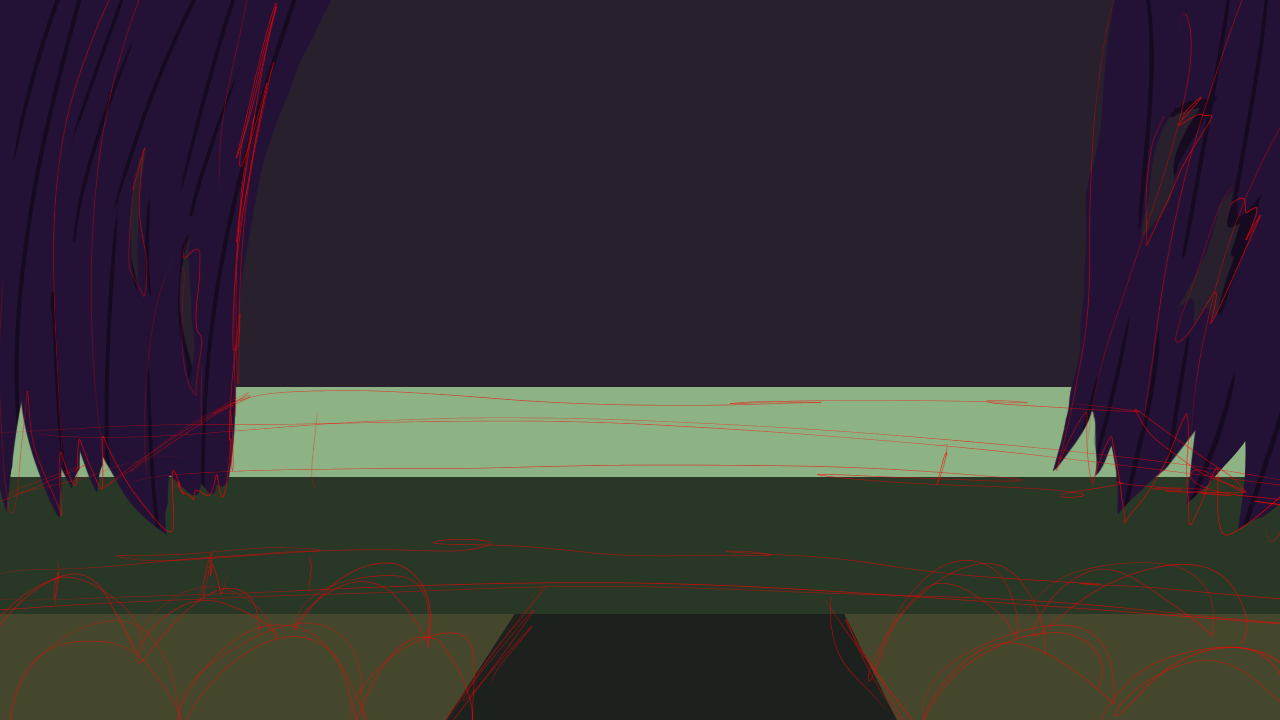
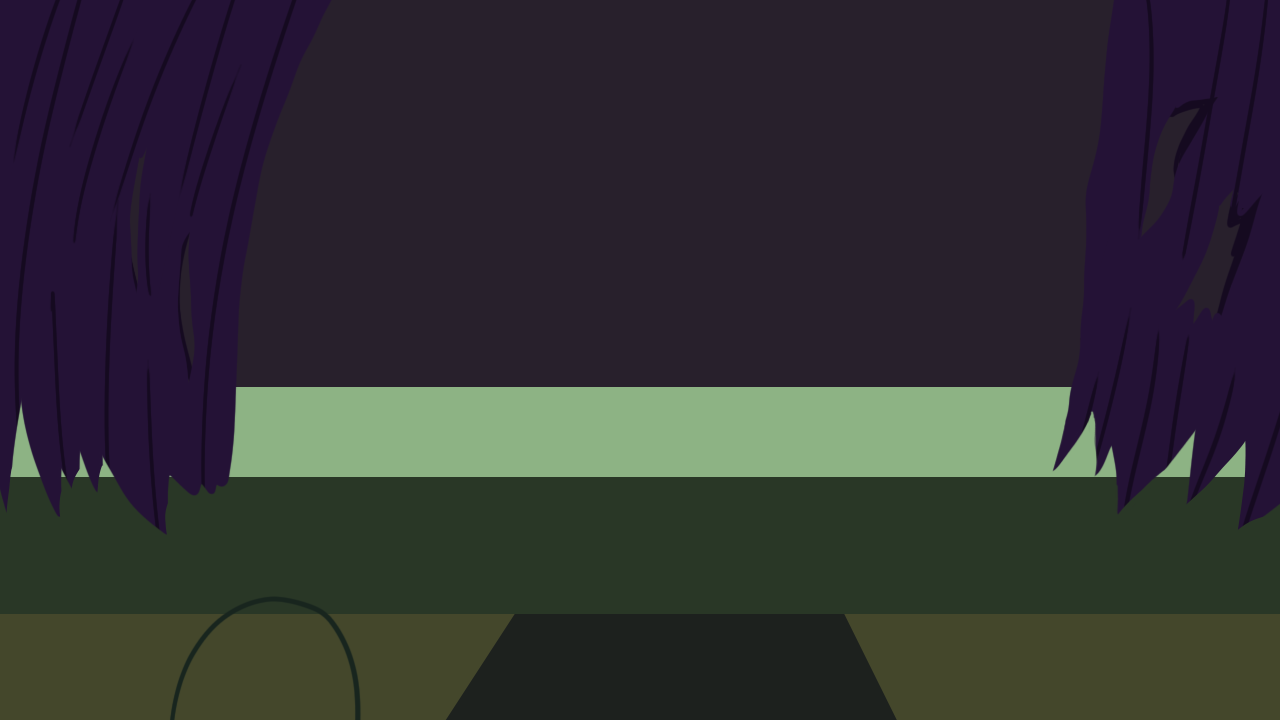
Layer changes from the first 1280x720 image to the second:
hid "SKETCH" over [0, 0, 1280, 720]
added layer "Layer 7" above "Rectangle 1" over [169, 595, 362, 720]
